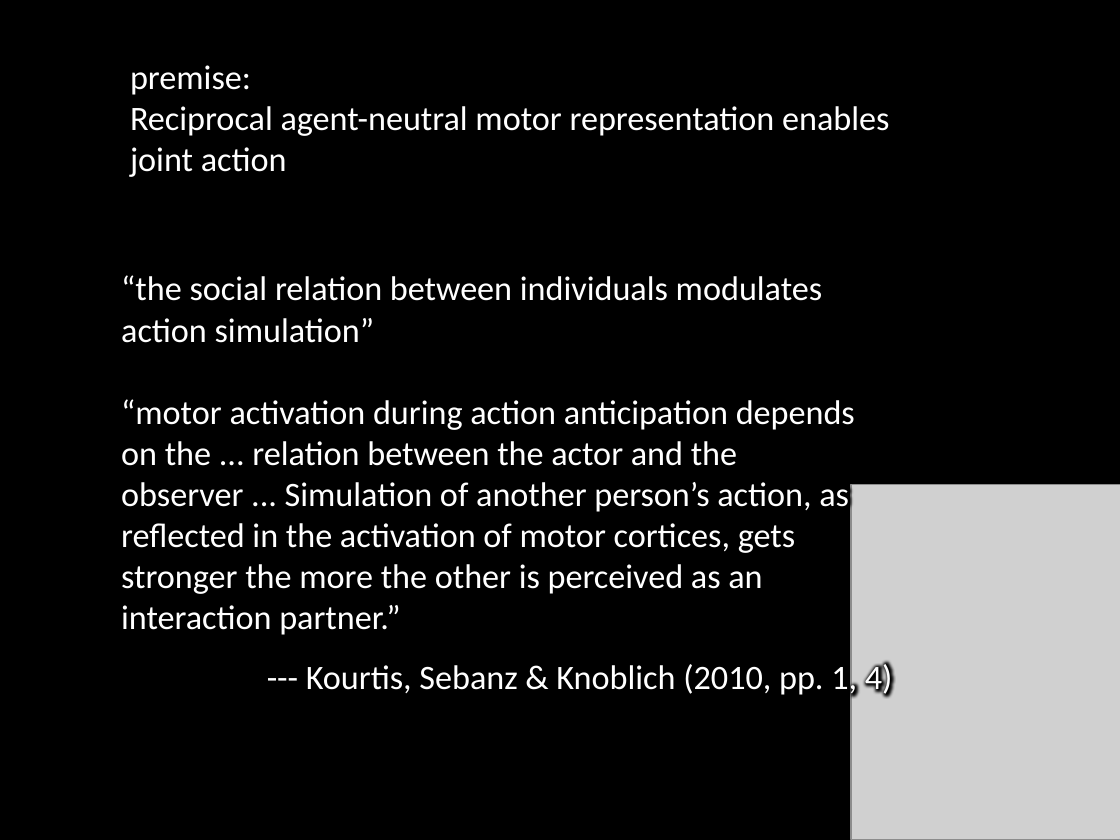
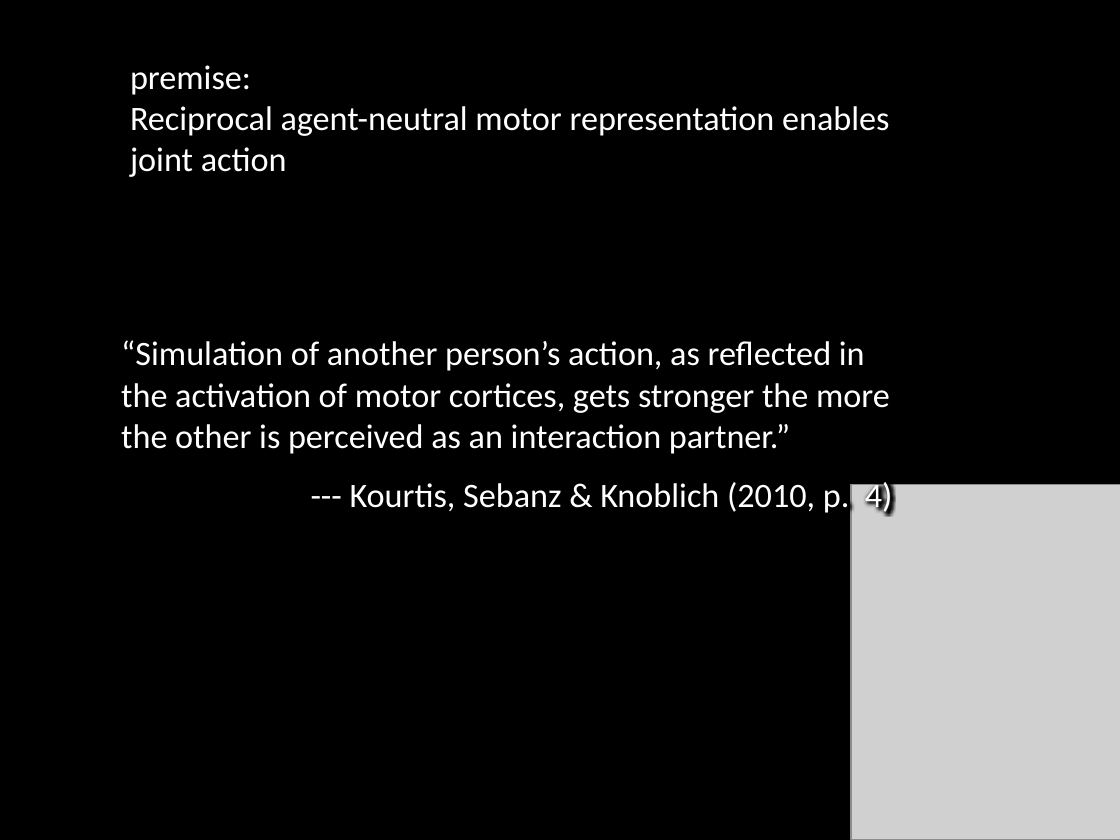
Before and after one commit to butterfill/writing, a slide deck: slide 11 of conf joint action --- sharing goals vs sharing intentions cambridge 2012 talk/intention and motor representation in joint action v2.pptx (slide 12 before the commit). Drawn at 1120x840 pixels with LibreOffice and Linux fonts; fonts in the diff are those of the drawing; grey boxes stand for pictures. Boxes give left, top, right and bottom in pixels: in the first picture for what was removed or moved away, otherwise in the second. Text is boxed around its words. In the diff, an @@ line names an element or a change of style, - is before the commit and + after.

```diff
--- a/conf joint action --- sharing goals vs sharing intentions cambridge 2012 talk/intention and motor representation in joint action v2.pptx
+++ b/conf joint action --- sharing goals vs sharing intentions cambridge 2012 talk/intention and motor representation in joint action v2.pptx
@@ text at <box>121,340,893,516</box>: text changed @@
-“the social relation between individuals modulates action simulation”
-“motor activation during action anticipation depends on the ... relation between the actor and the observer ... Simulation of another person’s action, as reﬂected in the activation of motor cortices, gets stronger the more the other is perceived as an interaction partner.”
---- Kourtis, Sebanz & Knoblich (2010, pp. 1, 4)
+“Simulation of another person’s action, as reﬂected in the activation of motor cortices, gets stronger the more the other is perceived as an interaction partner.”
+--- Kourtis, Sebanz & Knoblich (2010, p. 4)
```
Also in this commit, not shown: 13 other slides changed, 3 slides added, 1 slide removed, 11 other files.
